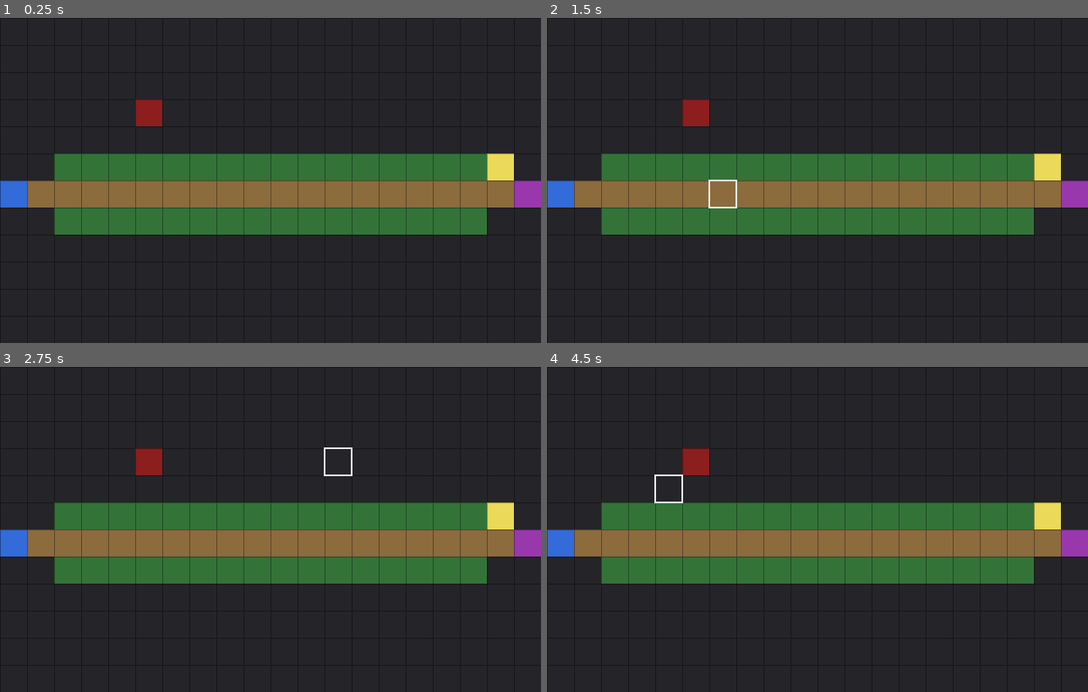
Above: before the commit, frames 1-4 (two rows, left to right).
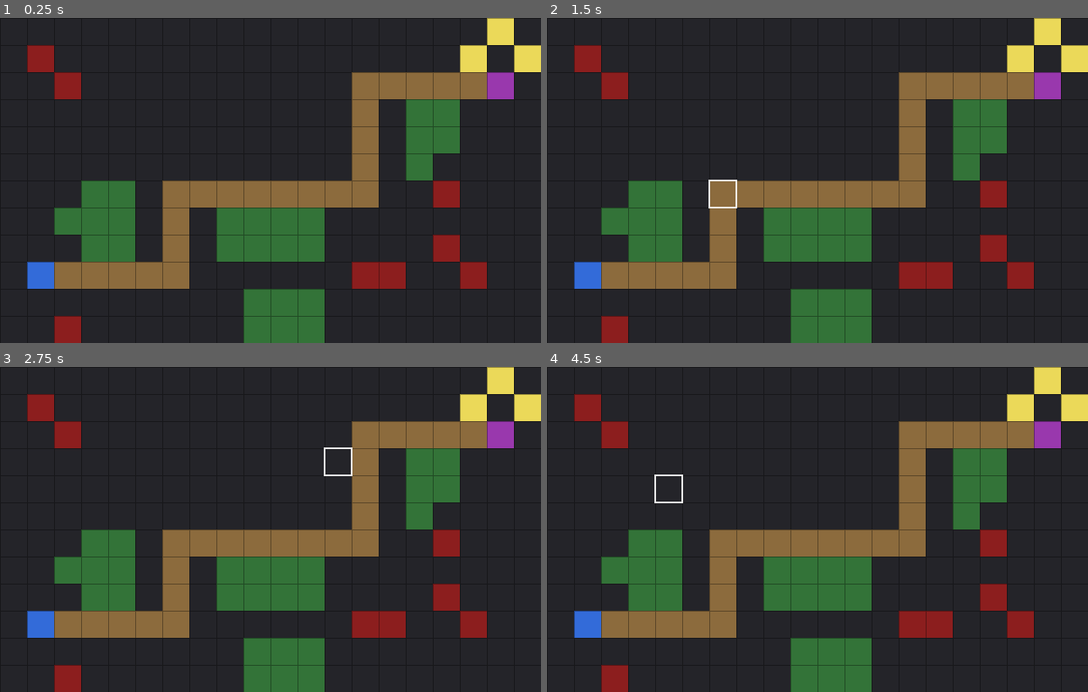
Above: after the commit, the same moments.

Repository: MateusKraiewski/spaytch
Game: Godot game, scene res://scenes/Main.tscn
The game is run twice, just before and just after one commit, with the same random seed, the same clock (stepped at 60 frames per second) and the same inputs.
Inputs (mouse positions are in pixels of both pictures, inside the frame that each line leads up to):
- Up to frame 1 (0.25 s): no input
- Up to frame 2 (1.5 s): tap Enter at 0.5 s; move the mouse to (936, 164) at 0.52 s; click (936, 164) at 0.67 s; tap Space at 1.25 s; move the mouse to (709, 196) at 1.27 s; click (709, 196) at 1.42 s
- Up to frame 3 (2.75 s): tap Enter at 2 s; move the mouse to (324, 458) at 2.02 s; click (324, 458) at 2.17 s
- Up to frame 4 (4.5 s): tap Space at 2.75, 4.25 s; move the mouse to (790, 594) at 2.77 s; click (790, 594) at 2.92 s; tap Enter at 3.5 s; move the mouse to (979, 578) at 3.52 s; click (979, 578) at 3.67 s; move the mouse to (655, 480) at 4.27 s; click (655, 480) at 4.42 s

The runs differ from the first frame. In frame 1, 33% of the frame differs, in the area x 0-100%, y 0-100%; in frame 2, 33%; in frame 3, 33%; in frame 4, 33%.

Commit message:
test: harden Godot test harness

Diff:
--- /dev/null
+++ b/game/data/maps/vale_dos_ovos.tres
@@ -0,0 +1,10 @@
+[gd_resource type="Resource" script_class="MapDefinition" load_steps=2 format=3]
+
+[ext_resource type="Script" path="res://scripts/map/map_definition.gd" id="1"]
+
+[resource]
+script = ExtResource("1")
+width = 20
+height = 12
+tile_size = 32
+cells = PackedInt32Array(0, 0, 0, 0, 0, 0, 0, 0, 0, 0, 0, 0, 0, 0, 0, 0, 0, 0, 3, 0, 0, 4, 0, 0, 0, 0, 0, 0, 0, 0, 0, 0, 0, 0, 0, 0, 0, 3, 0, 3, 0, 0, 4, 0, 0, 0, 0, 0, 0, 0, 0, 0, 0, 1, 1, 1, 1, 1, 6, 0, 0, 0, 0, 0, 0, 0, 0, 0, 0, 0, 0, 0, 0, 1, 0, 2, 2, 0, 0, 0, 0, 0, 0, 0, 0, 0, 0, 0, 0, 0, 0, 0, 0, 1, 0, 2, 2, 0, 0, 0, 0, 0, 0, 0, 0, 0, 0, 0, 0, 0, 0, 0, 0, 1, 0, 2, 0, 0, 0, 0, 0, 0, 0, 2, 2, 0, 1, 1, 1, 1, 1, 1, 1, 1, 0, 0, 4, 0, 0, 0, 0, 0, 2, 2, 2, 0, 1, 0, 2, 2, 2, 2, 0, 0, 0, 0, 0, 0, 0, 0, 0, 0, 0, 2, 2, 0, 1, 0, 2, 2, 2, 2, 0, 0, 0, 0, 4, 0, 0, 0, 0, 5, 1, 1, 1, 1, 1, 0, 0, 0, 0, 0, 0, 4, 4, 0, 0, 4, 0, 0, 0, 0, 0, 0, 0, 0, 0, 0, 0, 2, 2, 2, 0, 0, 0, 0, 0, 0, 0, 0, 0, 0, 4, 0, 0, 0, 0, 0, 0, 2, 2, 2, 0, 0, 0, 0, 0, 0, 0, 0)
--- a/game/scenes/Main.tscn
+++ b/game/scenes/Main.tscn
@@ -2,7 +2,7 @@
 
 [ext_resource type="Script" path="res://scripts/core/main.gd" id="1"]
 [ext_resource type="Script" path="res://scripts/map/grid_manager.gd" id="2"]
-[ext_resource type="Resource" path="res://data/maps/test_map.tres" id="3"]
+[ext_resource type="Resource" path="res://data/maps/vale_dos_ovos.tres" id="3"]
 [ext_resource type="Script" path="res://scripts/input/input_manager.gd" id="4"]
 
 [node name="Main" type="Node2D"]
--- a/game/scripts/map/grid_manager.gd
+++ b/game/scripts/map/grid_manager.gd
@@ -29,6 +29,9 @@
 
 func _ready() -> void:
 	assert(map_definition != null, "GridManager requires a MapDefinition assigned.")
+	var errors := MapValidator.validate(map_definition)
+	for error in errors:
+		push_warning("[GridManager] MapDefinition inválido: %s" % error)
 	grid = Grid.new(map_definition)
 	queue_redraw()
 
--- /dev/null
+++ b/game/scripts/map/map_validator.gd
@@ -0,0 +1,92 @@
+class_name MapValidator
+extends RefCounted
+## Validação de invariantes mínimas de um MapDefinition autorado.
+##
+## Opera apenas sobre o dado estático (MapDefinition), sem depender de Grid/Cell
+## em runtime — pode validar um mapa antes mesmo dele ser carregado em cena.
+## A checagem de conectividade é um BFS único disparado sob demanda para
+## validação de autoria/teste; NÃO é um sistema de pathfinding consultado em
+## runtime por inimigos (isso é uma responsabilidade futura e separada).
+##
+## Regra deliberada sobre EGG: exige apenas "ao menos 1 ovo", não um número
+## fixo. docs/GAME_BIBLE.md registra que a quantidade de ovos varia por mapa,
+## então travar um número exato aqui contradiria essa decisão de design. O
+## mapa "Vale dos Ovos" ter exatamente 3 ovos é verificado como um teste
+## específico desse mapa (game/tests/map_tests.gd), não como regra genérica.
+
+const _NEIGHBOR_OFFSETS: Array[Vector2i] = [Vector2i(1, 0), Vector2i(-1, 0), Vector2i(0, 1), Vector2i(0, -1)]
+
+
+static func validate(definition: MapDefinition) -> Array[String]:
+	var errors: Array[String] = []
+
+	if definition.width <= 0 or definition.height <= 0:
+		errors.append("Dimensões inválidas: width=%d, height=%d (ambos devem ser > 0)." %
+			[definition.width, definition.height])
+		return errors
+
+	var expected_cell_count := definition.width * definition.height
+	if definition.cells.size() != expected_cell_count:
+		errors.append("Quantidade de células incorreta: %d (esperado %d para %dx%d)." %
+			[definition.cells.size(), expected_cell_count, definition.width, definition.height])
+		return errors
+
+	var spawn_positions := definition.get_positions_of_type(CellType.SPAWN)
+	var nest_positions := definition.get_positions_of_type(CellType.NEST)
+	var egg_positions := definition.get_positions_of_type(CellType.EGG)
+	var path_positions := definition.get_positions_of_type(CellType.PATH)
+
+	if spawn_positions.is_empty():
+		errors.append("Mapa não possui nenhuma célula SPAWN.")
+	elif spawn_positions.size() > 1:
+		errors.append("Mapa possui %d células SPAWN (esperado exatamente 1)." % spawn_positions.size())
+
+	if nest_positions.is_empty():
+		errors.append("Mapa não possui nenhuma célula NEST.")
+	elif nest_positions.size() > 1:
+		errors.append("Mapa possui %d células NEST (esperado exatamente 1)." % nest_positions.size())
+
+	if path_positions.is_empty():
+		errors.append("Mapa não possui nenhuma célula PATH.")
+
+	if egg_positions.is_empty():
+		errors.append("Mapa não possui nenhum EGG (um mapa precisa de ao menos 1 ovo para defender).")
+
+	if spawn_positions.size() == 1 and not _has_adjacent_path(definition, spawn_positions[0]):
+		errors.append("SPAWN em %s não está conectado a nenhuma célula PATH adjacente." % spawn_positions[0])
+
+	if nest_positions.size() == 1 and not _has_adjacent_path(definition, nest_positions[0]):
+		errors.append("NEST em %s não está conectado a nenhuma célula PATH adjacente." % nest_positions[0])
+
+	if spawn_positions.size() == 1 and nest_positions.size() == 1:
+		if not _is_connected(definition, spawn_positions[0], nest_positions[0]):
+			errors.append("Não existe caminho contínuo de PATH entre SPAWN %s e NEST %s." %
+				[spawn_positions[0], nest_positions[0]])
+
+	return errors
+
+
+static func _has_adjacent_path(definition: MapDefinition, coord: Vector2i) -> bool:
+	for offset in _NEIGHBOR_OFFSETS:
+		var neighbor := coord + offset
+		if definition.is_in_bounds(neighbor) and definition.get_cell_type(neighbor) == CellType.PATH:
+			return true
+	return false
+
+
+static func _is_connected(definition: MapDefinition, from: Vector2i, to: Vector2i) -> bool:
+	var visited := {from: true}
+	var queue: Array[Vector2i] = [from]
+	while not queue.is_empty():
+		var current: Vector2i = queue.pop_front()
+		if current == to:
+			return true
+		for offset in _NEIGHBOR_OFFSETS:
+			var neighbor := current + offset
+			if visited.has(neighbor) or not definition.is_in_bounds(neighbor):
+				continue
+			var type := definition.get_cell_type(neighbor)
+			if type == CellType.PATH or type == CellType.SPAWN or type == CellType.NEST:
+				visited[neighbor] = true
+				queue.push_back(neighbor)
+	return false
--- /dev/null
+++ b/game/tests/map_tests.gd
@@ -0,0 +1,170 @@
+extends SceneTree
+## Testes de MapValidator (contra definições sintéticas, válidas e inválidas)
+## e do mapa real "Vale dos Ovos" (contra o Resource autorado).
+##
+## Executar com:
+##   godot --headless --path game --script res://tests/map_tests.gd
+##
+## Sem dependências externas (mesmo padrão de tests/grid_tests.gd).
+
+var _failures: int = 0
+
+
+func _initialize() -> void:
+	_test_valid_map_has_no_errors()
+	_test_rejects_invalid_dimensions()
+	_test_rejects_wrong_cell_count()
+	_test_rejects_missing_spawn()
+	_test_rejects_missing_nest()
+	_test_rejects_missing_egg()
+	_test_rejects_missing_path()
+	_test_rejects_disconnected_spawn()
+	_test_rejects_disconnected_nest()
+	_test_rejects_disconnected_path()
+
+	_test_vale_dos_ovos_dimensions()
+	_test_vale_dos_ovos_egg_count()
+	_test_vale_dos_ovos_spawn_and_nest_count()
+	_test_vale_dos_ovos_has_path_buildable_obstacles()
+	_test_vale_dos_ovos_passes_validation()
+
+	if _failures == 0:
+		print("[map_tests] ALL TESTS PASSED")
+	else:
+		print("[map_tests] %d TEST(S) FAILED" % _failures)
+	quit(1 if _failures > 0 else 0)
+
+
+func _check(condition: bool, message: String) -> void:
+	if not condition:
+		_failures += 1
+		printerr("[map_tests] FAIL: %s" % message)
+
+
+func _errors_mention(errors: Array[String], needle: String) -> bool:
+	for error in errors:
+		if error.contains(needle):
+			return true
+	return false
+
+
+func _build(width: int, height: int, types: Array) -> MapDefinition:
+	var definition := MapDefinition.new()
+	definition.width = width
+	definition.height = height
+	var cells := PackedInt32Array()
+	cells.resize(types.size())
+	for i in range(types.size()):
+		cells[i] = types[i]
+	definition.cells = cells
+	return definition
+
+
+# ---- MapValidator: mapa sintético válido ----
+
+func _test_valid_map_has_no_errors() -> void:
+	# SPAWN . PATH . NEST . EGG  (linha única 4x1, tudo conectado, 1 egg)
+	var definition := _build(4, 1, [CellType.SPAWN, CellType.PATH, CellType.NEST, CellType.EGG])
+	var errors := MapValidator.validate(definition)
+	_check(errors.is_empty(), "mapa sintético válido não deveria gerar erros, gerou: %s" % [errors])
+
+
+# ---- MapValidator: rejeições ----
+
+func _test_rejects_invalid_dimensions() -> void:
+	var definition := _build(0, 5, [])
+	var errors := MapValidator.validate(definition)
+	_check(not errors.is_empty(), "width=0 deveria ser rejeitado")
+	_check(_errors_mention(errors, "Dimensões"), "erro deveria mencionar dimensões inválidas")
+
+
+func _test_rejects_wrong_cell_count() -> void:
+	var definition := MapDefinition.new()
+	definition.width = 5
+	definition.height = 5
+	definition.cells = PackedInt32Array([CellType.EMPTY, CellType.EMPTY])  # 2 != 25
+	var errors := MapValidator.validate(definition)
+	_check(not errors.is_empty(), "cells.size() != width*height deveria ser rejeitado")
+	_check(_errors_mention(errors, "células incorreta"), "erro deveria mencionar quantidade de células")
+
+
+func _test_rejects_missing_spawn() -> void:
+	var definition := _build(3, 1, [CellType.PATH, CellType.PATH, CellType.NEST])
+	var errors := MapValidator.validate(definition)
+	_check(_errors_mention(errors, "não possui nenhuma célula SPAWN"), "ausência de SPAWN deveria ser detectada")
+
+
+func _test_rejects_missing_nest() -> void:
+	var definition := _build(3, 1, [CellType.SPAWN, CellType.PATH, CellType.PATH])
+	var errors := MapValidator.validate(definition)
+	_check(_errors_mention(errors, "não possui nenhuma célula NEST"), "ausência de NEST deveria ser detectada")
+
+
+func _test_rejects_missing_egg() -> void:
+	var definition := _build(3, 1, [CellType.SPAWN, CellType.PATH, CellType.NEST])
+	var errors := MapValidator.validate(definition)
+	_check(_errors_mention(errors, "não possui nenhum EGG"), "ausência de EGG deveria ser detectada")
+
+
+func _test_rejects_missing_path() -> void:
+	var definition := _build(2, 1, [CellType.SPAWN, CellType.NEST])
+	var errors := MapValidator.validate(definition)
+	_check(_errors_mention(errors, "não possui nenhuma célula PATH"), "ausência de PATH deveria ser detectada")
+
+
+func _test_rejects_disconnected_spawn() -> void:
+	# SPAWN isolado (vizinho EMPTY, não PATH)
+	var definition := _build(3, 1, [CellType.SPAWN, CellType.EMPTY, CellType.NEST])
+	var errors := MapValidator.validate(definition)
+	_check(_errors_mention(errors, "SPAWN em"), "SPAWN sem PATH adjacente deveria ser inválido")
+
+
+func _test_rejects_disconnected_nest() -> void:
+	# SPAWN conectado a PATH; NEST isolado (vizinho EMPTY)
+	var definition := _build(5, 1, [CellType.SPAWN, CellType.PATH, CellType.PATH, CellType.EMPTY, CellType.NEST])
+	var errors := MapValidator.validate(definition)
+	_check(_errors_mention(errors, "NEST em"), "NEST sem PATH adjacente deveria ser inválido")
+
+
+func _test_rejects_disconnected_path() -> void:
+	# dois trechos de PATH que nunca se encontram (gap no meio)
+	var definition := _build(5, 1, [CellType.SPAWN, CellType.PATH, CellType.EMPTY, CellType.PATH, CellType.NEST])
+	var errors := MapValidator.validate(definition)
+	_check(_errors_mention(errors, "caminho contínuo"), "PATH descontínuo entre SPAWN e NEST deveria ser rejeitado")
+
+
+# ---- Mapa real: Vale dos Ovos ----
+
+func _load_vale_dos_ovos() -> MapDefinition:
+	return load("res://data/maps/vale_dos_ovos.tres") as MapDefinition
+
+
+func _test_vale_dos_ovos_dimensions() -> void:
+	var definition := _load_vale_dos_ovos()
+	_check(definition.width == 20, "Vale dos Ovos deveria ter width 20")
+	_check(definition.height == 12, "Vale dos Ovos deveria ter height 12")
+	_check(definition.cells.size() == 240, "Vale dos Ovos deveria ter 240 células")
+
+
+func _test_vale_dos_ovos_egg_count() -> void:
+	var definition := _load_vale_dos_ovos()
+	_check(definition.get_egg_positions().size() == 3, "Vale dos Ovos deveria ter exatamente 3 EGG")
+
+
+func _test_vale_dos_ovos_spawn_and_nest_count() -> void:
+	var definition := _load_vale_dos_ovos()
+	_check(definition.get_spawn_points().size() == 1, "Vale dos Ovos deveria ter exatamente 1 SPAWN")
+	_check(definition.get_nest_positions().size() == 1, "Vale dos Ovos deveria ter exatamente 1 NEST")
+
+
+func _test_vale_dos_ovos_has_path_buildable_obstacles() -> void:
+	var definition := _load_vale_dos_ovos()
+	_check(not definition.get_positions_of_type(CellType.PATH).is_empty(), "Vale dos Ovos deveria ter PATH")
+	_check(not definition.get_buildable_cells().is_empty(), "Vale dos Ovos deveria ter células BUILDABLE")
+	_check(not definition.get_positions_of_type(CellType.OBSTACLE).is_empty(), "Vale dos Ovos deveria ter OBSTACLE")
+
+
+func _test_vale_dos_ovos_passes_validation() -> void:
+	var definition := _load_vale_dos_ovos()
+	var errors := MapValidator.validate(definition)
+	_check(errors.is_empty(), "Vale dos Ovos deveria passar em MapValidator sem erros, gerou: %s" % [errors])
Renamed: game/data/maps/test_map.tres -> game/data/test/test_map.tres
Not shown, added: game/scripts/map/map_validator.gd.uid
Not shown, added: game/tests/map_tests.gd.uid
Not shown, changed: docs/ARCHITECTURE.md
Not shown, changed: docs/GAME_BIBLE.md
Not shown, changed: docs/ROADMAP.md
Not shown, added: game/tests/run_tests.ps1
